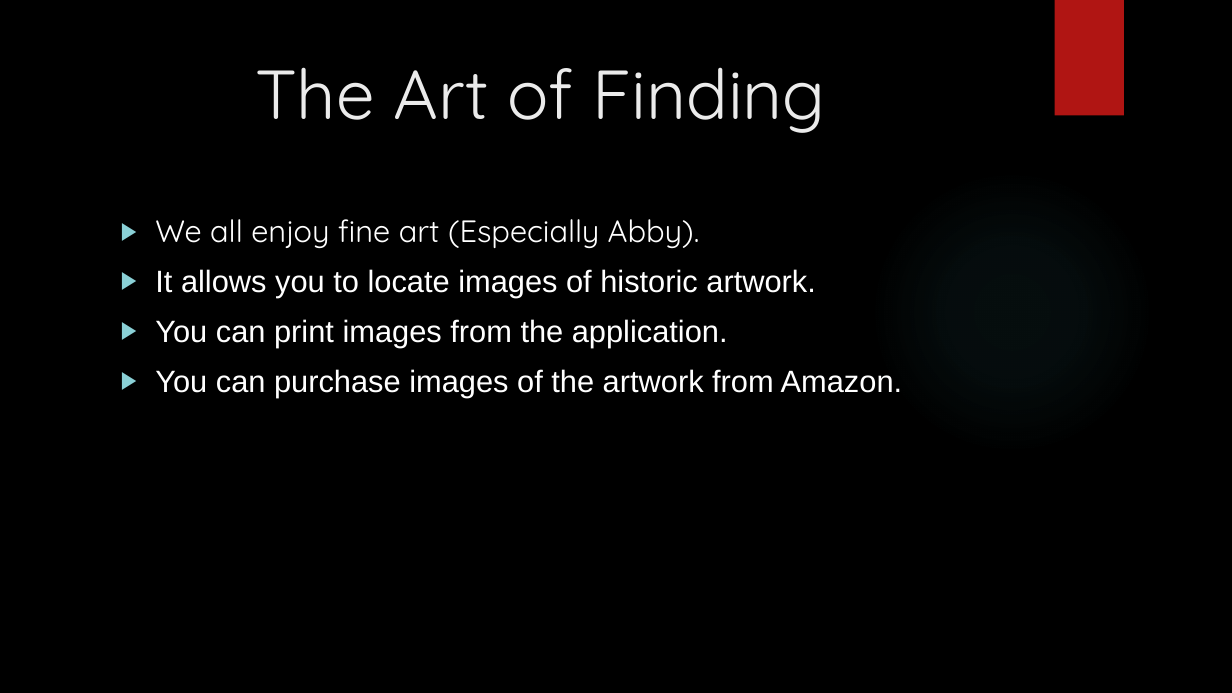
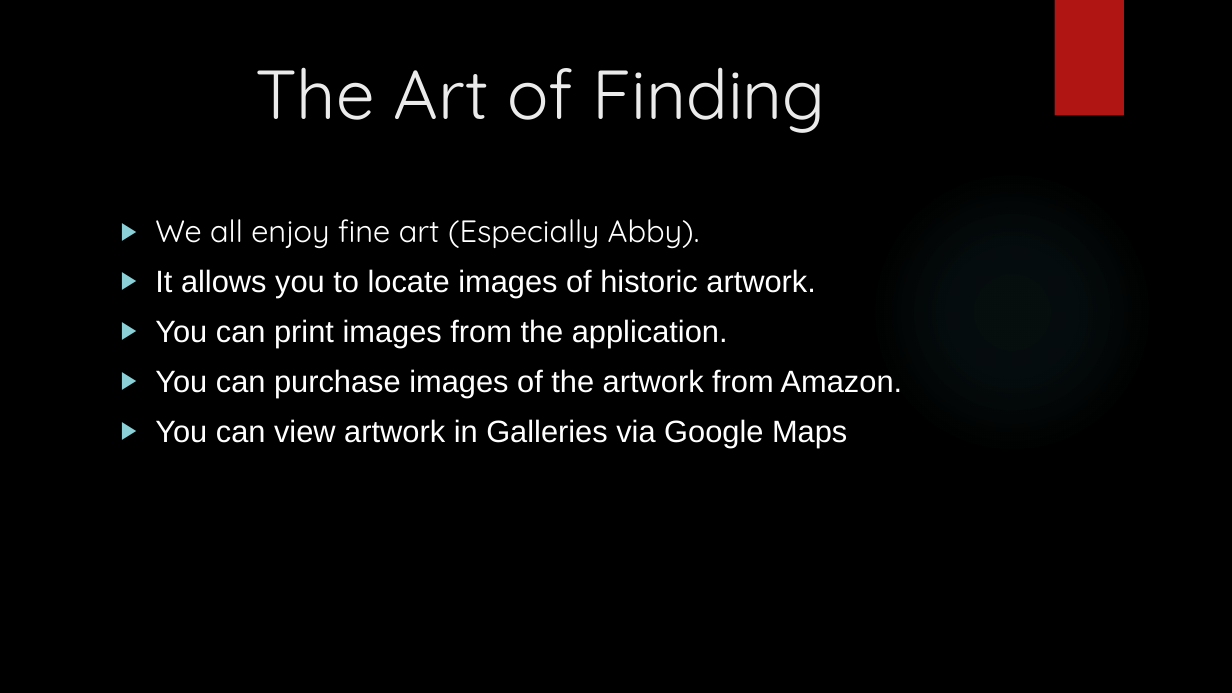
Before and after one commit to grstoltz/The-Art-of-Finding, a slide deck: slide 3 of The Art of Finding.pptx. Drawn at 1232x693 pixels with LibreOffice and Linux fonts; fonts in the diff are those of the drawing; background and template pictures are left out. Boxes give left, top, right and bottom in pixels: in the first picture for what was removed or moved away, otherwise in the second. Text is boxed around its words. In the diff, an @@ line names an element or a change of style, - is before the commit and + after.

```diff
--- a/The Art of Finding.pptx
+++ b/The Art of Finding.pptx
@@ text at (155,419,847,447): paragraph added @@
+▶ You can view artwork in Galleries via Google Maps
```
Also in this commit, not shown: 1 other slide changed.
